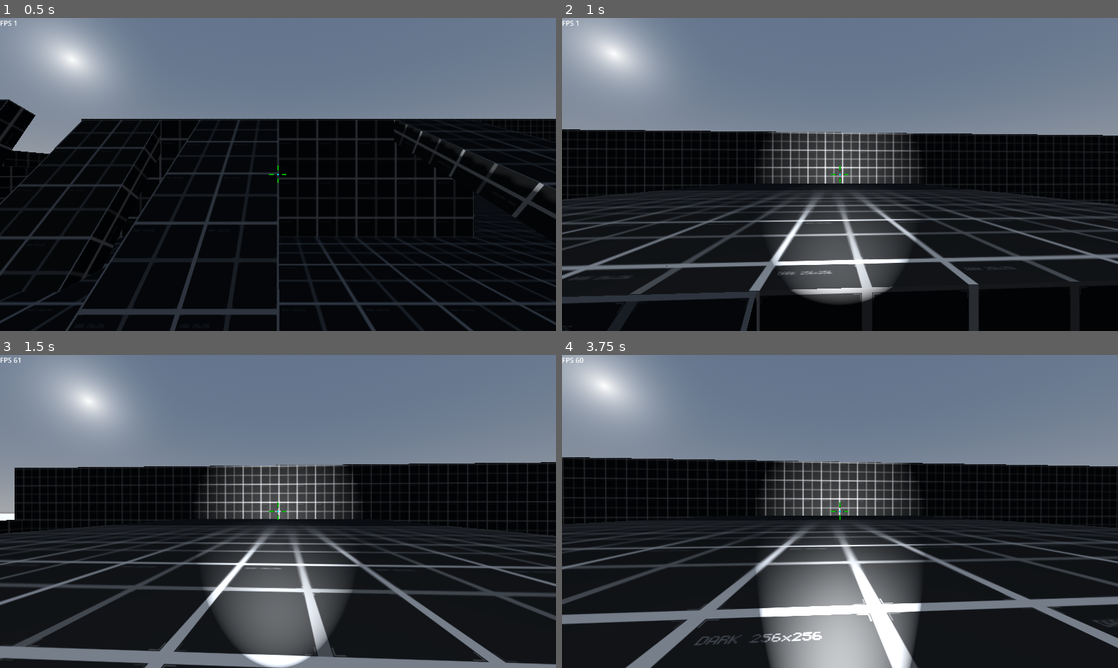
Above: before the commit, frames 1-4 (two rows, left to right).
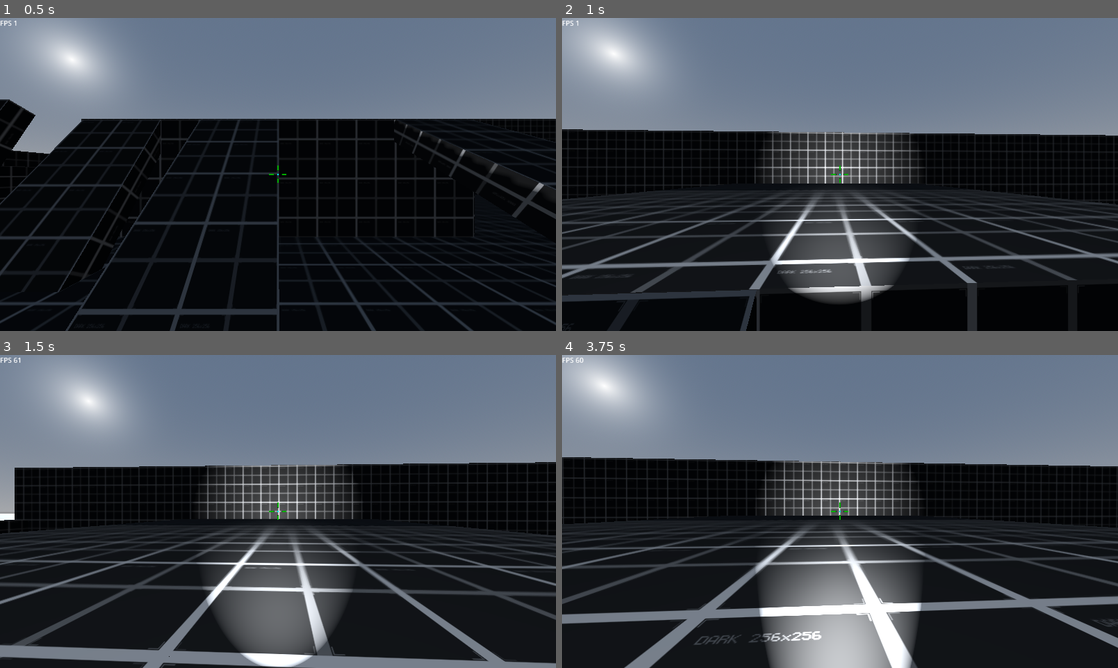
Above: after the commit, the same moments.

Repository: rbarongr/GodotFirstPersonController
Game: Godot game, scene res://Scenes/sandbox.tscn
The game is run twice, just before and just after one commit, with the same random seed, the same clock (stepped at 60 frames per second) and the same inputs.
Inputs (mouse positions are in pixels of both pictures, inside the frame that each line leads up to):
- Up to frame 1 (0.5 s): no input
- Up to frame 2 (1 s): tap Enter at 0.5 s; move the mouse to (867, 174) at 0.52 s; hold W (move_forward) from 0.53 s (still down); tap F (flashlight_toggle) at 0.6 s; tap Space (jump_default) at 0.77 s
- Up to frame 3 (1.5 s): keep holding W (move_forward); move the mouse to (250, 511) at 1.27 s; tap Mouse wheel down (mouse_wheel_down) at 1.35 s
- Up to frame 4 (3.75 s): keep holding W (move_forward); tap Space (jump_default) at 1.52, 2.75, 3.02 s; move the mouse to (851, 505) at 2.02 s; tap Mouse wheel up (mouse_wheel_up) at 2.1 s; move the mouse to (834, 517) at 2.77 s; tap Ctrl (move_crouch) at 2.85 s; move the mouse to (878, 514) at 3.52 s; hold Shift (move_walk) from 3.53 s (still down)

Frame 1 is identical in both runs. In frame 2, 3.0% of the frame differs, in the area x 0-100%, y 35-100%; in frame 3, 2.5%; in frame 4, 1.0%.

Commit message:
adding little bumpstackle course to the sandbox

Diff:
--- a/Player/player.gd
+++ b/Player/player.gd
@@ -314,6 +314,15 @@
 			var walk_dir: Vector3 = Vector3(0, 1, 0).normalized()
 			jump_vel = jump_vel.move_toward(walk_dir * swim_vertical_fast, acceleration_water * delta)
 
+		"""
+		if state_speed_current != SpeedStates.CROUCH and state_jump_current != JumpStates.DEFAULT:
+			#jump_vel = Vector3.ZERO
+			jump_vel = calc_jump_vel_nojump(delta)
+		elif state_speed_current == SpeedStates.CROUCH:
+			var walk_dir: Vector3 = Vector3(0, -1, 0).normalized()
+			jump_vel = jump_vel.move_toward(walk_dir * swim_vertical_default, acceleration_water * delta)
+		"""
+
 	elif state_movement_current == MovementStates.FLY:
 		pass
 
--- a/Scenes/sandbox.tscn
+++ b/Scenes/sandbox.tscn
@@ -76,6 +76,48 @@
 size = Vector3(2, 0.5, 6)
 material = SubResource("StandardMaterial3D_p85vg")
 
+[node name="Ramp6" type="CSGBox3D" parent="Platform"]
+transform = Transform3D(0.00378734, -0.912778, -0.408439, 1.75202e-08, 0.408442, -0.912785, 0.999993, 0.00345705, 0.00154692, -8.88421, -1.14556, 22.5198)
+use_collision = true
+size = Vector3(2, 1.77258, 1.84149)
+material = SubResource("StandardMaterial3D_p85vg")
+
+[node name="Ramp7" type="CSGBox3D" parent="Platform"]
+transform = Transform3D(0.00378734, -0.912778, -0.408439, 1.75202e-08, 0.408442, -0.912785, 0.999993, 0.00345705, 0.00154692, -6.99346, -1.08424, 22.5198)
+use_collision = true
+size = Vector3(2, 1.77258, 1.84149)
+material = SubResource("StandardMaterial3D_p85vg")
+
+[node name="Ramp8" type="CSGBox3D" parent="Platform"]
+transform = Transform3D(0.00378734, -0.912778, -0.408439, 1.75202e-08, 0.408442, -0.912785, 0.999993, 0.00345705, 0.00154692, -4.69875, -1.02537, 22.5198)
+use_collision = true
+size = Vector3(2, 1.77258, 1.84149)
+material = SubResource("StandardMaterial3D_p85vg")
+
+[node name="Ramp9" type="CSGBox3D" parent="Platform"]
+transform = Transform3D(0.00360069, -0.741151, -0.67133, -0.00117429, 0.671331, -0.741158, 0.999993, 0.00345705, 0.00154692, -1.58189, -1.02537, 22.5198)
+use_collision = true
+size = Vector3(2, 1.77258, 1.84149)
+material = SubResource("StandardMaterial3D_p85vg")
+
+[node name="Ramp10" type="CSGBox3D" parent="Platform"]
+transform = Transform3D(0.00360069, -0.741151, -0.67133, -0.00117429, 0.671331, -0.741158, 0.999993, 0.00345705, 0.00154692, 1.05061, -1.12423, 22.5198)
+use_collision = true
+size = Vector3(2, 1.77258, 1.84149)
+material = SubResource("StandardMaterial3D_p85vg")
+
+[node name="Ramp11" type="CSGBox3D" parent="Platform"]
+transform = Transform3D(0.00360069, -0.741151, -0.67133, -0.00117429, 0.671331, -0.741158, 0.999993, 0.00345705, 0.00154692, 3.76092, -1.17214, 22.5198)
+use_collision = true
+size = Vector3(2, 1.77258, 1.84149)
+material = SubResource("StandardMaterial3D_p85vg")
+
+[node name="Ramp12" type="CSGBox3D" parent="Platform"]
+transform = Transform3D(0.00360069, -0.741151, -0.67133, -0.00117429, 0.671331, -0.741158, 0.999993, 0.00345705, 0.00154692, 9.31579, -0.769967, 22.5198)
+use_collision = true
+size = Vector3(2, 1.77258, 1.84149)
+material = SubResource("StandardMaterial3D_p85vg")
+
 [node name="Floor2" type="CSGBox3D" parent="Platform"]
 transform = Transform3D(1, 0, 0, 0, 1, 0, 0, 0, 1, 0, 2.75, -10)
 use_collision = true
Not shown: 4 places in Player/player.tscn that only renumber resources
Not shown: 1 places in Scenes/ladder.tscn that only renumber resources
Not shown: 4 places in Scenes/sandbox.tscn that only renumber resources
Not shown: 1 places in Scenes/water_surface.tscn that only renumber resources
